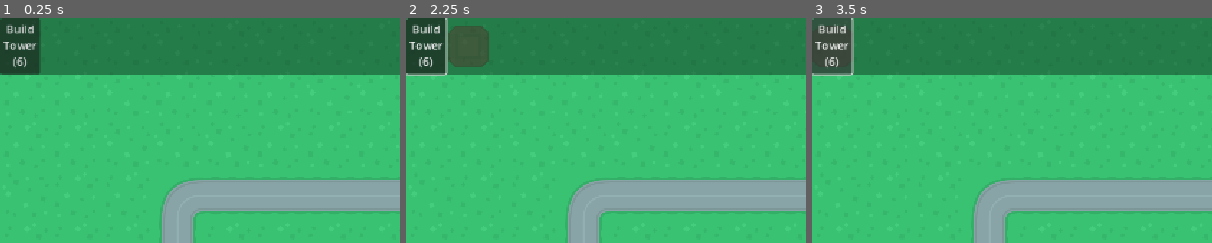
Above: before the commit, frames 1-3 (left to right).
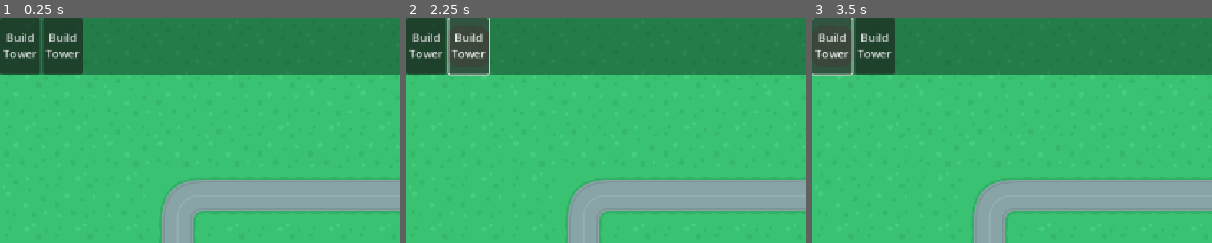
Above: after the commit, the same moments.

Repository: ensva002/TowerDefenceEksempel
Game: Godot game, scene res://level.tscn
Two runs of this game, one before a commit and one after it. Both use one fixed random seed, a clock stepped at 60 frames per second and the inputs below.
Inputs (mouse positions are % of the whole screen's width and height, from its top left):
- Up to frame 1 (0.25 s): no input
- Up to frame 2 (2.25 s): click (2, 6) at 0.5 s, where only the run before the commit has a clickable "Build Tower (6)"; click (2, 6) at 1.25 s, where only the run after the commit has a clickable "Build Tower"; click (8, 6) at 2 s, where only the run after the commit has a clickable "Build Tower"
- Up to frame 3 (3.5 s): click (2, 6) at 2.75 s, where only the run before the commit has a clickable "Build Tower (6)"
The pictures show only the part of the screen within x 0-50%, y 0-50%; the shares and areas given below are measured in that part.

The runs differ from the first frame. In frame 1, 3.4% of the frame differs, in the area x 0-21%, y 0-26%; in frame 2, 2.4%; in frame 3, 3.3%.

Commit message:
gjør klart til å bytte fra duplicate til scene

Diff:
--- a/Main.gd
+++ b/Main.gd
@@ -18,13 +18,13 @@
 	Manager.lives = lives
 	Manager.enemiesTotal = enemycount
 	Manager.adjust_funds(startingFunds)
+	for button in get_tree().get_nodes_in_group("button_build"):
+		if button.has_signal("btn_build"):
+			button.btn_build.connect(_on_btn_build)
+
 
 func _on_button_pressed() -> void:
-	emit_signal("cancel_placement")
-	var ghostInst = ghost.instantiate()
-	cancel_placement.connect(ghostInst.on_cancel_placement)
-	add_child(ghostInst)
-	Input.set_mouse_mode(Input.MOUSE_MODE_HIDDEN)
+	pass
 
 func _process(_delta: float) -> void:
 	if Input.is_action_just_pressed("RMB"):
@@ -39,3 +39,11 @@
 	enemycount -= 1
 	if enemycount <= 0:
 		enemyTimer.stop()
+
+func _on_btn_build(id):
+	emit_signal("cancel_placement")
+	var ghostInst = ghost.instantiate()
+	cancel_placement.connect(ghostInst.on_cancel_placement)
+	ghostInst.tower_id = id
+	add_child(ghostInst)
+	Input.set_mouse_mode(Input.MOUSE_MODE_HIDDEN)
--- /dev/null
+++ b/build_button.tscn
@@ -0,0 +1,12 @@
+[gd_scene load_steps=2 format=3 uid="uid://b25vapuh276eg"]
+
+[ext_resource type="Script" uid="uid://bo7y8thoctkj1" path="res://buttonBuild.gd" id="1_r04n3"]
+
+[node name="Button_Build" type="Button" groups=["button_build"]]
+offset_right = 8.0
+offset_bottom = 8.0
+text = "Build
+Tower"
+script = ExtResource("1_r04n3")
+
+[connection signal="pressed" from="." to="." method="_on_pressed"]
--- /dev/null
+++ b/buttonBuild.gd
@@ -0,0 +1,7 @@
+extends Button
+
+@export var tower_type: int = 0
+signal btn_build(id)
+
+func _on_pressed() -> void:
+	emit_signal("btn_build",tower_type)
--- a/ghost.gd
+++ b/ghost.gd
@@ -3,17 +3,18 @@
 var tower
 var placable
 var overlapping
+var tower_id: int = 0
 
-func _ready() -> void:
-	tower = TowerManager.select_tower(1)
-	print(tower)
+
 
 func _process(delta: float) -> void:
 	global_position = get_global_mouse_position()
-	if Input.is_action_just_pressed("LMB") && placable && Manager.adjust_funds(-tower.get_meta("price")):
+	if Input.is_action_just_pressed("LMB") && placable:
+		tower = TowerManager.select_tower(tower_id)
 		var new_tower = tower.duplicate()
-		new_tower.global_position = global_position
-		get_tree().current_scene.add_child(new_tower)
+		if Manager.adjust_funds(-new_tower.get_meta("price")):
+			new_tower.global_position = global_position
+			get_tree().current_scene.add_child(new_tower)
 
 
 	overlapping = bool(get_overlapping_areas().size())
--- a/level.tscn
+++ b/level.tscn
@@ -1,10 +1,11 @@
-[gd_scene load_steps=12 format=4 uid="uid://cvkoe48bl068"]
+[gd_scene load_steps=13 format=4 uid="uid://cvkoe48bl068"]
 
 [ext_resource type="Texture2D" uid="uid://deteum74aejln" path="res://allSprites_retina.png" id="1_u52ul"]
 [ext_resource type="Script" uid="uid://dyk3yawwwxpft" path="res://Main.gd" id="1_vonw3"]
 [ext_resource type="Script" uid="uid://6bpgqn3bsiss" path="res://gui.gd" id="4_0b4ue"]
 [ext_resource type="PackedScene" uid="uid://b5q55tc1xjltc" path="res://enemy.tscn" id="4_f2txt"]
 [ext_resource type="Texture2D" uid="uid://44qvyqoxhm23" path="res://spritesheet_hud.png" id="5_1ainy"]
+[ext_resource type="PackedScene" uid="uid://b25vapuh276eg" path="res://build_button.tscn" id="5_n6hdu"]
 
 [sub_resource type="TileSetAtlasSource" id="TileSetAtlasSource_vonw3"]
 texture = ExtResource("1_u52ul")
@@ -228,11 +229,12 @@
 grow_vertical = 2
 script = ExtResource("4_0b4ue")
 
-[node name="Button" type="Button" parent="Camera2D/CanvasLayer/TextureRect/HBoxContainer"]
-layout_mode = 2
-text = "Build
-Tower
-(6)"
+[node name="Button_Build" parent="Camera2D/CanvasLayer/TextureRect/HBoxContainer" instance=ExtResource("5_n6hdu")]
+layout_mode = 2
+
+[node name="Button_Build2" parent="Camera2D/CanvasLayer/TextureRect/HBoxContainer" instance=ExtResource("5_n6hdu")]
+layout_mode = 2
+tower_type = 1
 
 [node name="Padding" type="Control" parent="Camera2D/CanvasLayer/TextureRect/HBoxContainer"]
 layout_mode = 2
@@ -282,5 +284,4 @@
 [node name="EnemyTimer" type="Timer" parent="."]
 autostart = true
 
-[connection signal="pressed" from="Camera2D/CanvasLayer/TextureRect/HBoxContainer/Button" to="." method="_on_button_pressed"]
 [connection signal="timeout" from="EnemyTimer" to="." method="_on_enemy_timer_timeout"]
--- a/tower.gd
+++ b/tower.gd
@@ -7,9 +7,9 @@
 @onready var fireTimer = $FireTimer
 @onready var audio = $AudioStreamPlayer
 
-@export var towerRange: float = 1
-@export var damage: float = 1
-@export var rateOfFire: float = 1
+var towerRange
+var damage
+var rateOfFire
 
 var target
 var drawTracer
--- a/tower.tscn
+++ b/tower.tscn
@@ -8,12 +8,11 @@
 size = Vector2(102, 102)
 
 [sub_resource type="CircleShape2D" id="CircleShape2D_vedim"]
-radius = 100.0
+radius = 1.0
 
 [node name="tower" type="Area2D"]
 collision_mask = 0
 script = ExtResource("1_vedim")
-towerRange = 100.0
 rateOfFire = 0.2
 
 [node name="Boundry" type="CollisionShape2D" parent="."]
--- a/towerManager.gd
+++ b/towerManager.gd
@@ -45,7 +45,10 @@
 
 		towerOut.get_node("Base").texture = attributes["sprBase"]
 		towerOut.get_node("Gun").texture = attributes["sprTurret"]
+
 		towerOut.towerRange = attributes["rangeMax"]
+		towerOut.rateOfFire = attributes["fireRate"]
+		towerOut.damage = attributes["damage"]
 
 
 		for key in attributes:
@@ -54,5 +57,4 @@
 
 		if attributes["add_to_list"]:
 			towerList.append(towerOut)
-		print(towerList)
 		return towerOut
Not shown, added: buttonBuild.gd.uid
